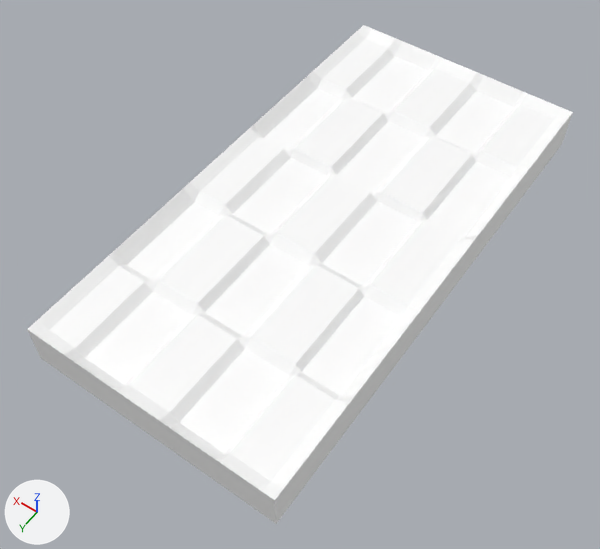
What one commit did to the glTF model assets/objects/Snacks/Chocolate Bar/Chocolate Bar.glb.
One viewpoint serves both versions: a 50 mm lens placed at (-1.08, 1.72, 2.17), pointed at (0.02, 0.18, -0.25). The lights are fixed; the arrows at lower left show +X, +Y and +Z. The first picture is the older version. Vertices at exactly the same position are counted once.
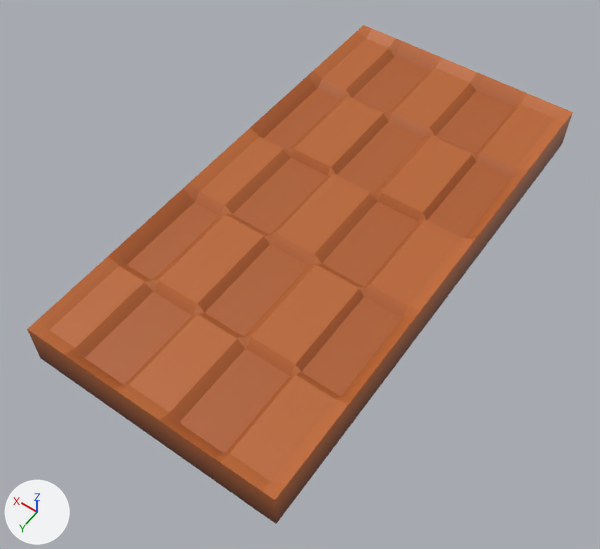
The change, as JSON lines over the scene's bpy script:
```json
{"op": "add", "block": "img_chocolate_bar_texture", "code": ["img_chocolate_bar_texture = load_image('Chocolate Bar Texture', '_unpacked/Chocolate_Bar_Texture', 1024, 1024, 'sRGB')"]}
{"op": "remove", "block": "mat_material", "code": "mat_material.base_color = (1.0, 1.0, 1.0)  # white #ffffff"}
{"op": "add", "block": "mat_material", "code": "mat_material.texture = img_chocolate_bar_texture"}
{"block": "me_cube", "where": "me_cube.from_pydata(...)  # 288 vertices, 572 faces; spans x -0.48..0.52, y -1.0..1.0, z -0.23..-0.05"}
{"block": "me_cube", "where": "# used by ob_cube; location = (0.0, 0.0, 0.0)"}
{"block": "me_cube", "change": "me_cube part 1: texture (UV) coordinates of 572 of 572 faces, centred in x -0.48..0.52, y -1.0..1.0, z -0.23..-0.05, changed; they spanned u 0.12..0.88, v 0.0..1.0 and now span u 0.0..1.0, v 0.0..0.95"}
```

Pixel boxes (x1, y1, x2, y2) of what changed, in the pictures (600 x 549 px):
```json
{"object": "Cube", "change": "surface changed", "before": [27, 25, 573, 524], "after": [27, 25, 573, 524], "on screen": "white to orange"}
```
